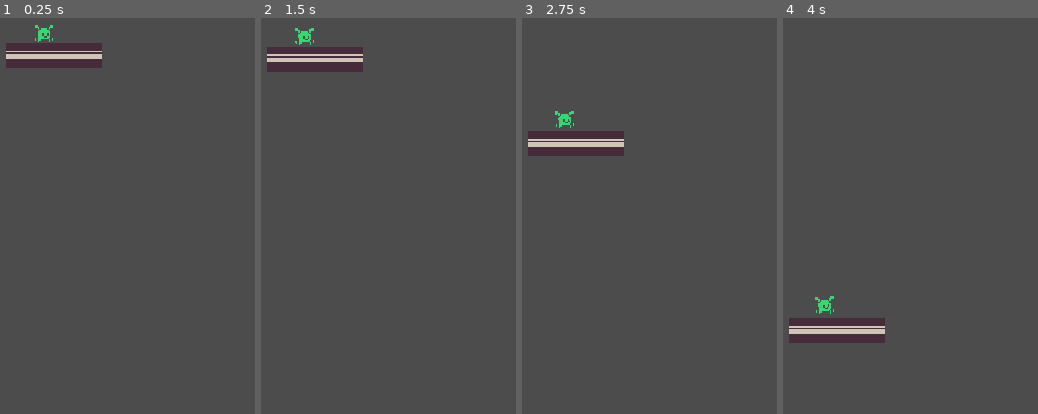
Above: before the commit, frames 1-4 (left to right).
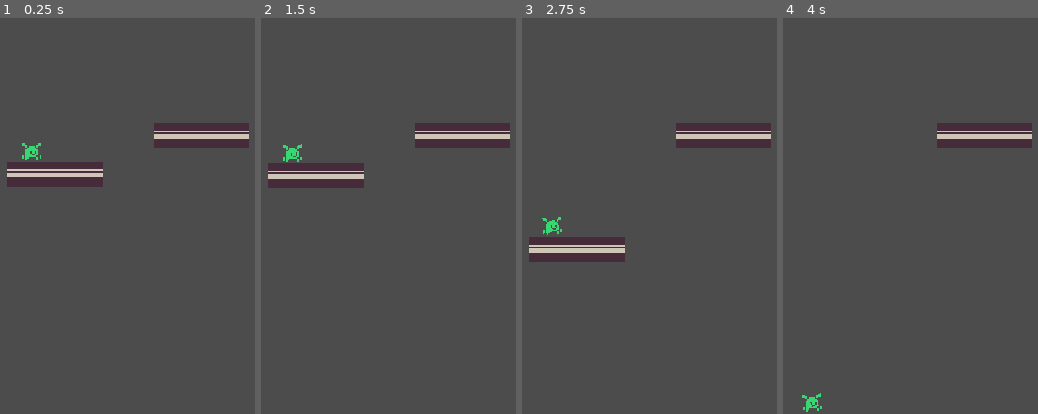
Above: after the commit, the same moments.

Repository: UNQ-VideoJuegos/Minion3-GrupoA
Game: Godot game, scene res://scenes/levels/Level1.tscn
The game is run twice, just before and just after one commit, with the same random seed, the same clock (stepped at 60 frames per second) and the same inputs. The project has no main scene, so this scene is started directly.
Inputs (mouse positions are in pixels of both pictures, inside the frame that each line leads up to):
- Up to frame 1 (0.25 s): no input
- Up to frame 2 (1.5 s): tap Enter (ui_accept) at 0.5, 0.77, 1.25 s; move the mouse to (outside the picture) at 0.52 s; hold D (move_right) from 0.53 s (still down); click (outside the picture) at 0.6 s; move the mouse to (368, 204) at 1.27 s; click (368, 204) at 1.35 s
- Up to frame 3 (2.75 s): tap Enter (ui_accept) at 1.52 s; move the mouse to (outside the picture) at 2.02 s; release D (move_right) at 2.03 s; hold A (move_left) from 2.03 s (still down); click (outside the picture) at 2.1 s
- Up to frame 4 (4 s): move the mouse to (1009, 275) at 2.77 s; release A (move_left) at 2.78 s; hold D (move_right) from 2.78 s (still down); click (1009, 275) at 2.85 s; tap Enter (ui_accept) at 3.02, 3.77 s; move the mouse to (outside the picture) at 3.52 s; click (outside the picture) at 3.6 s

The runs differ from the first frame. In frame 1, 7.4% of the frame differs, in the area x 2-98%, y 1-43%; in frame 2, 7.4%, in the area x 2-98%, y 2-43%; in frame 3, 7.4%; in frame 4, 5.0%.

Commit message:
merge

Diff:
--- a/scenes/levels/Level1.tscn
+++ b/scenes/levels/Level1.tscn
@@ -6,7 +6,10 @@
 [node name="Level1" type="Node2D"]
 
 [node name="Platform" parent="." instance=ExtResource( 2 )]
-position = Vector2( 176.303, 124.444 )
+position = Vector2( 177.801, 276.522 )
 
 [node name="Enemy" parent="." instance=ExtResource( 1 )]
-position = Vector2( 212.581, 91.8514 )
+position = Vector2( 196.83, 241.659 )
+
+[node name="Platform2" parent="." instance=ExtResource( 2 )]
+position = Vector2( 364.916, 226.911 )
--- a/main_character/testScene.tscn
+++ b/scenes/levels/testScene.tscn
@@ -1,7 +1,7 @@
 [gd_scene load_steps=4 format=2]
 
-[ext_resource path="res://main_character/Personaje.tscn" type="PackedScene" id=1]
-[ext_resource path="res://main_character/testScene.gd" type="Script" id=2]
+[ext_resource path="res://scenes/models/Personaje.tscn" type="PackedScene" id=1]
+[ext_resource path="res://scenes/levels/testScene.gd" type="Script" id=2]
 
 [sub_resource type="RectangleShape2D" id=1]
 extents = Vector2( 182.649, 10 )
@@ -30,6 +30,6 @@
 shape = SubResource( 1 )
 
 [node name="Personaje" parent="." instance=ExtResource( 1 )]
+position = Vector2( 62.8134, 261.391 )
 speed = 350.0
-gravity = 800.0
 [connection signal="shoot" from="Personaje" to="." method="_on_Personaje_shoot"]
--- a/bullets/Bullet.tscn
+++ b/scenes/models/Bullet.tscn
@@ -1,6 +1,6 @@
 [gd_scene load_steps=4 format=2]
 
-[ext_resource path="res://bullets/Bullet.gd" type="Script" id=1]
+[ext_resource path="res://scenes/models/Bullet.gd" type="Script" id=1]
 [ext_resource path="res://assets/colored_transparent.png" type="Texture" id=2]
 
 [sub_resource type="RectangleShape2D" id=1]
--- a/main_character/Personaje.tscn
+++ b/scenes/models/Personaje.tscn
@@ -1,8 +1,8 @@
 [gd_scene load_steps=5 format=2]
 
-[ext_resource path="res://main_character/Personaje.gd" type="Script" id=1]
+[ext_resource path="res://scenes/models/Personaje.gd" type="Script" id=1]
 [ext_resource path="res://assets/colored_transparent.png" type="Texture" id=2]
-[ext_resource path="res://bullets/Bullet.tscn" type="PackedScene" id=3]
+[ext_resource path="res://scenes/models/Bullet.tscn" type="PackedScene" id=3]
 
 [sub_resource type="RectangleShape2D" id=1]
 extents = Vector2( 9.31004, 8.34467 )
@@ -12,7 +12,6 @@
 script = ExtResource( 1 )
 speed = 200.0
 Bullet = ExtResource( 3 )
-gun_cooldown = 0.2
 
 [node name="CollisionShape2D" type="CollisionShape2D" parent="."]
 shape = SubResource( 1 )
Renamed: main_character/testScene.gd -> scenes/levels/testScene.gd
Renamed: bullets/Bullet.gd -> scenes/models/Bullet.gd
Renamed: main_character/Personaje.gd -> scenes/models/Personaje.gd
